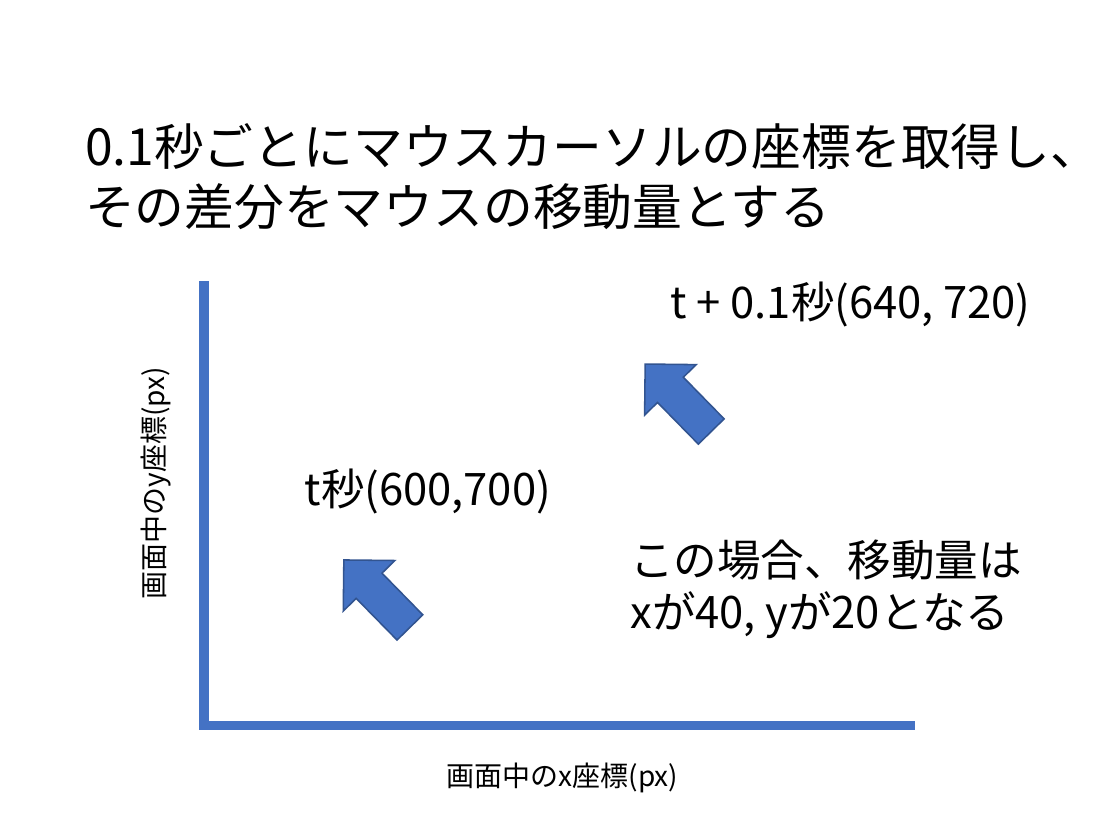
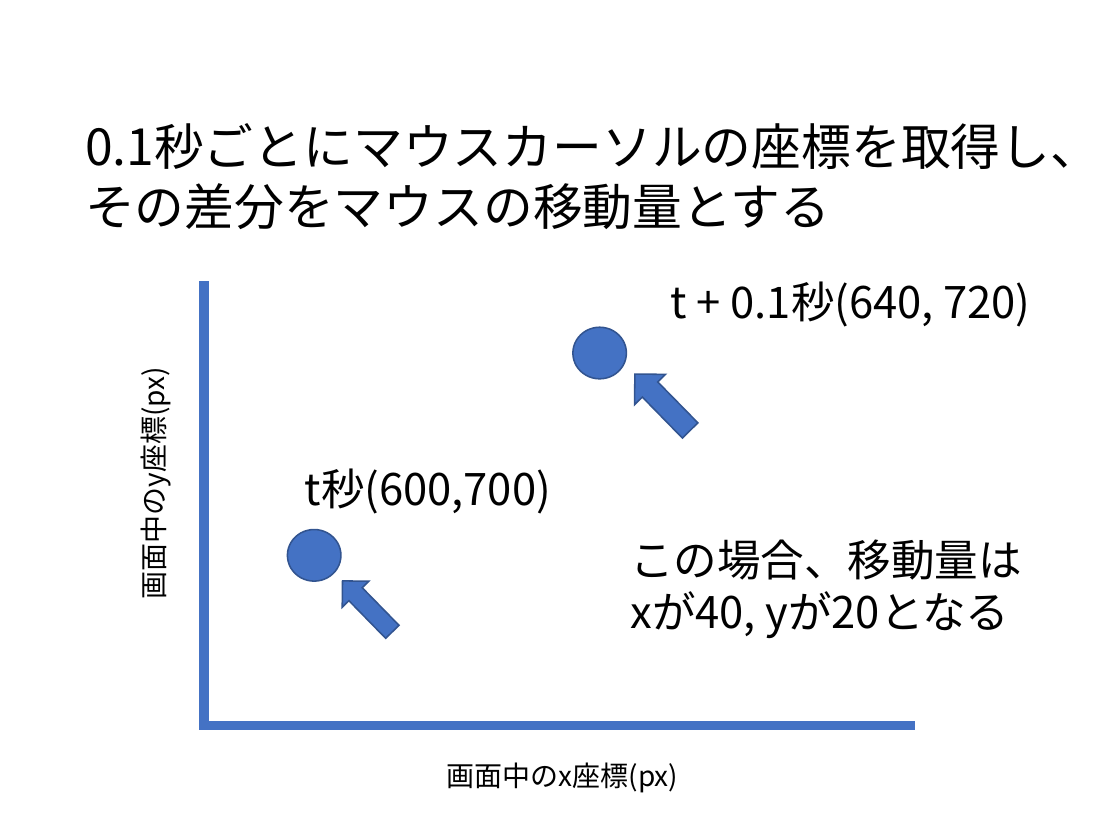
Before and after one commit to tomoya-mikami/task2, a slide deck: slide 11 of slide/presentation.pptx. Drawn at 1120x840 pixels with LibreOffice and Linux fonts; fonts in the diff are those of the drawing; background and template pictures are left out. Boxes give left, top, right and bottom in pixels: in the first picture for what was removed or moved away, otherwise in the second. Text is boxed around its words. In the diff, an @@ line names an element or a change of style, - is before the commit and + after.

```diff
--- a/slide/presentation.pptx
+++ b/slide/presentation.pptx
@@ ellipse added at [573,327,627,379], fill #4472C4, outline #325491 1 pt @@
@@ right arrow: place and size @@
-right arrow at [619,339,736,456]
+right arrow at [619,359,706,446]
@@ ellipse added at [288,530,342,581], fill #4472C4, outline #325491 1 pt @@
@@ right arrow: place and size @@
-right arrow at [318,535,435,652]
+right arrow at [329,568,406,645]
```
Also in this commit, not shown: 18 other slides changed, 4 slides added, 1 slide removed, 2 other files.
